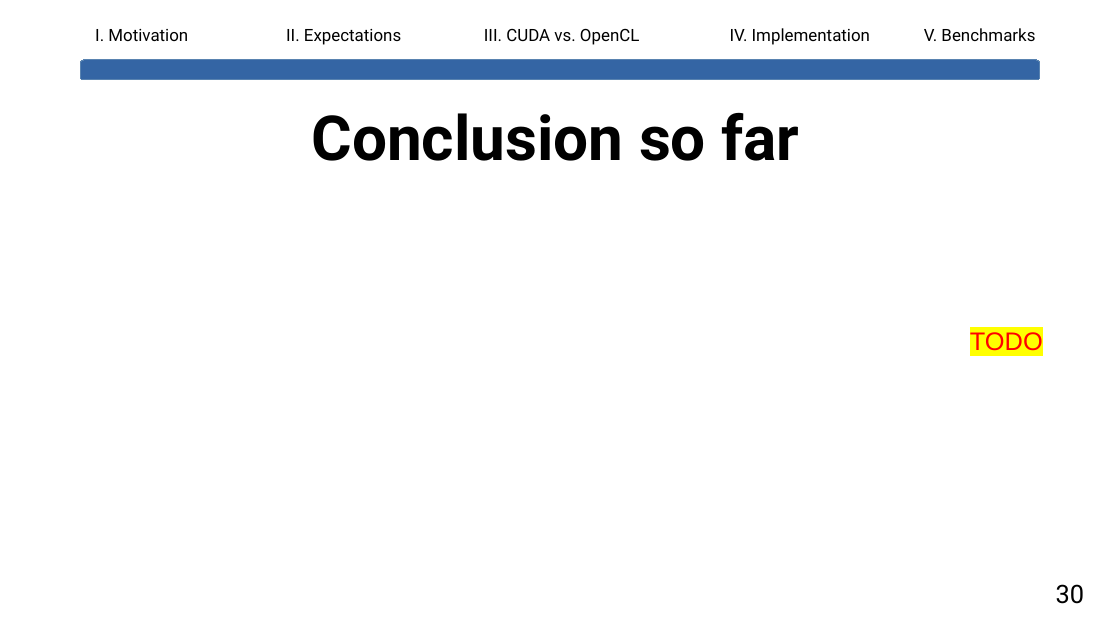
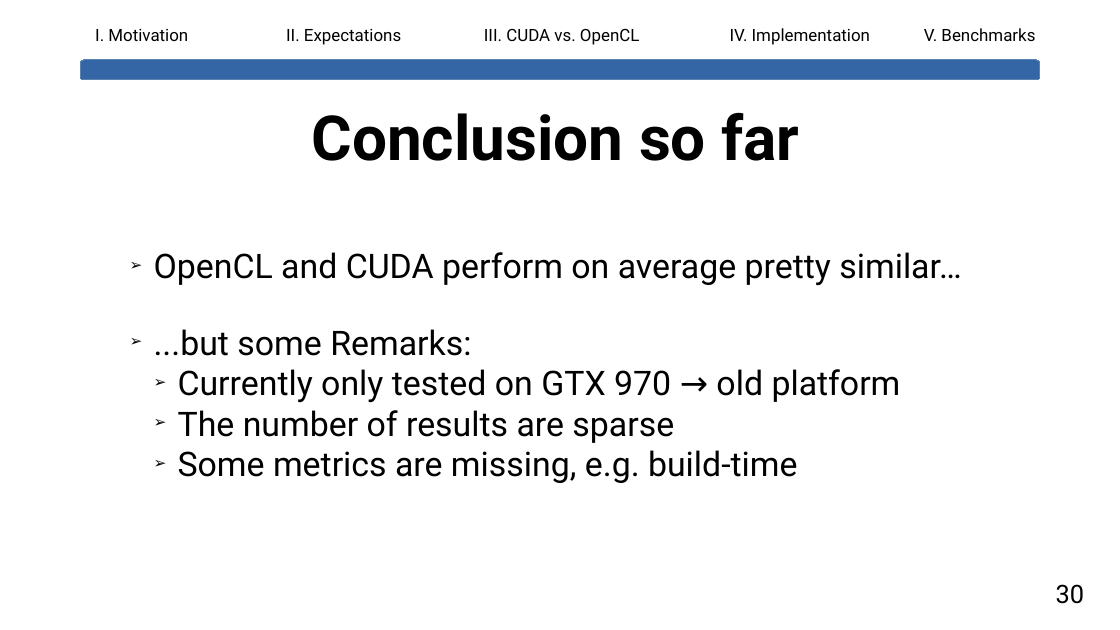
Before and after one commit to lhahner/opti-perf, a slide deck: slide 36 of docs/presentation/final-presentation.odp (slide 33 before the commit). Drawn at 1120x630 pixels with LibreOffice and Linux fonts; fonts in the diff are those of the drawing. Boxes give left, top, right and bottom in pixels: in the first picture for what was removed or moved away, otherwise in the second. Text is boxed around its words. In the diff, an @@ line names an element or a change of style, - is before the commit and + after.

```diff
--- a/docs/presentation/final-presentation.odp
+++ b/docs/presentation/final-presentation.odp
@@ text added at (154, 252, 961, 483), 24 pt, text #000000 @@
+➢ OpenCL and CUDA perform on average pretty similar…
+➢ ...but some Remarks:
+  ➢ Currently only tested on GTX 970 → old platform
+  ➢ The number of results are sparse
+  ➢ Some metrics are missing, e.g. build-time
@@ text removed at (970, 332, 1043, 351) @@
-TODO
```
Also in this commit, not shown: 4 other slides changed, 3 slides added, 3 other files.
